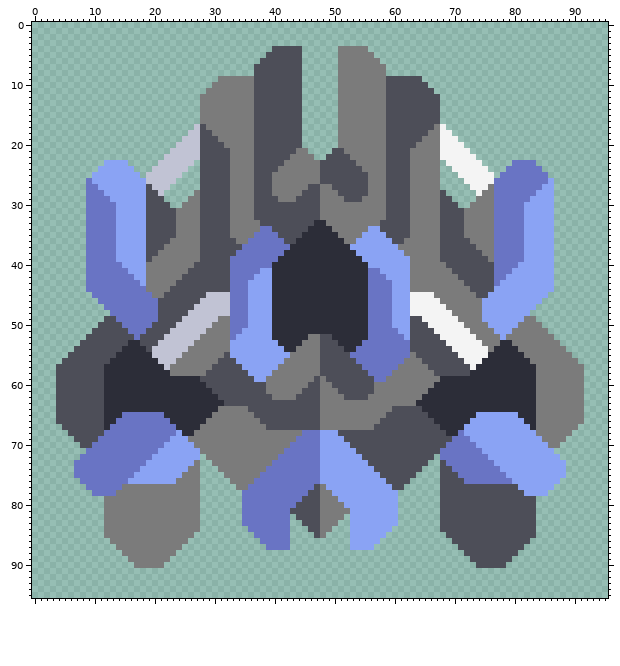
Sprite sheet -- sprites/blocks/turrets/streamline.png. Above, as it was before the edit.
The file is 96x96 pixels.
After the commit:
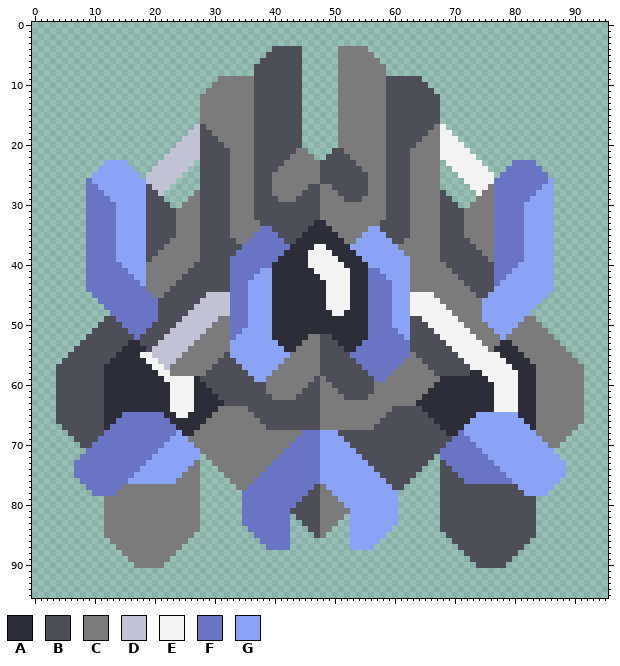
Palette (. is transparent): A #2c2d38  B #4d4e58  C #7b7b7b  D #c1c3d4  E #f4f4f4  F #6974c4  G #8aa3f4
From old to new:
y 37: x 47..48 AA -> EE
y 38: x 46..49 AAAA -> EEEE
y 39: x 46..50 AAAAA -> EEEEE
y 40: x 46..51 AAAAAA -> EEEEEE
y 41: x 47..52 AAAAAA -> EEEEEE
y 42: x 48..52 AAAAA -> EEEEE
y 43..47: x 49..52 AAAA -> EEEE
y 48: x 50..51 AA -> EE
y 55: x 18..19 AA -> EE; x 76..77 AA -> EE
y 56: x 19..20 AA -> EE; x 75..78 AAAA -> EEEE
y 57: x 20..21 AA -> EE; x 74..79 AAAAAA -> EEEEEE
y 58: x 21..22 AA -> EE; x 75..80 AAAAAA -> EEEEEE
y 59: x 22..26 AAAAA -> EEEEE; x 76..80 AAAAA -> EEEEE
y 60..64: x 23..26 AAAA -> EEEE; x 77..80 AAAA -> EEEE
y 65: x 24..25 AA -> EE
